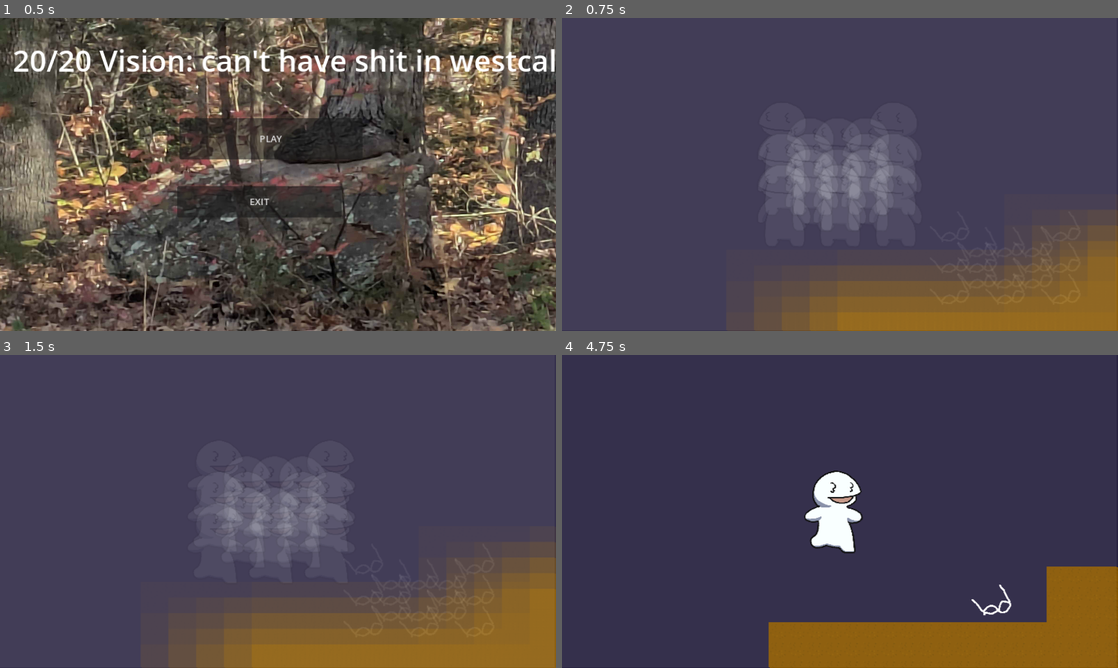
Above: before the commit, frames 1-4 (two rows, left to right).
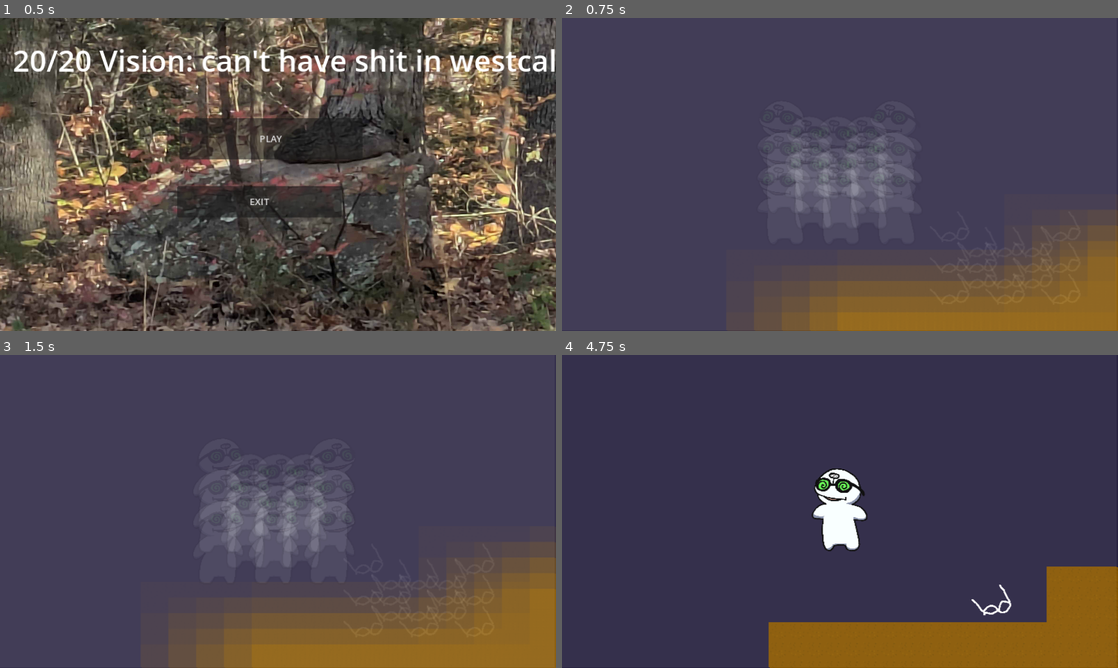
Above: after the commit, the same moments.

Repository: KaratePikachu/JamfestFall2024
Game: Godot game, scene res://UI/main_menu.tscn
The game is run twice, just before and just after one commit, with the same random seed, the same clock (stepped at 60 frames per second) and the same inputs.
Inputs:
- Up to frame 1 (0.5 s): no input
- Up to frame 2 (0.75 s): click "PLAY" at 0.5 s
- Up to frame 3 (1.5 s): tap Enter at 1.25 s; hold D (move_right) from 1.28 s (still down); tap Space (jump) at 1.35 s
- Up to frame 4 (4.75 s): tap Space (jump) at 1.52, 1.82, 2.27, 2.3, 2.57, 3.05, 3.77, 3.8, 4.07, 4.52, 4.55 s; tap 5 (equip_drone) at 2.1 s; release D (move_right) at 2.78 s; hold A (move_left) 2.78-3.53 s; hold 3 (equip_infared) 2.78-3.53 s; hold D (move_right) from 3.53 s (still down); tap 8 (equip_kaleidoscope) at 3.6 s; hold 6 (equip_lidar) from 4.28 s (still down)

Frame 1 is identical in both runs. In frame 2, 0.6% of the frame differs, in the area x 35-64%, y 32-68%; in frame 3, 0.5%; in frame 4, 1.2%, in the area x 43-55%, y 36-64%.

Commit message:
jump almost done

Diff:
--- a/Player/player.gd
+++ b/Player/player.gd
@@ -101,10 +101,7 @@
 			$Camera2D.position.x -= CAMERA_SPEED
 
 		$Camera2D.position.y = -300
-
 		$Camera2D.zoom = Vector2(0.95, 0.95)
-
-
 
 	else:
 		# Horizontal movement code. First, get the player's input.
@@ -121,22 +118,22 @@
 		# Vertical movement code. Apply gravity.
 		velocity.y += gravity * delta
 
-		print(velocity.x)
-
-		if velocity.x >= 10:
-			_run_run_animation(true)
-		elif velocity.x >= 0:
-			_run_idle_animation($GuySprite.flip_h)
-
-		if velocity.x <= -10:
-			_run_run_animation(false)
-		elif velocity.x < 0:
-			_run_idle_animation($GuySprite.flip_h)
-
 		# Move based on the velocity and snap to the ground.
 		# TODO: This information should be set to the CharacterBody properties instead of arguments: snap, Vector2.DOWN, Vector2.UP
 		# TODO: Rename velocity to linear_velocity in the rest of the script.
 		move_and_slide()
+
+
+		#State Machine. It does magic.
+		if !is_on_floor() && velocity.y < 0:
+			$AnimPlayer.play("drone_jump")
+		elif !is_on_floor() && velocity.y >= -10:
+			$AnimPlayer.play("drone_fall")
+		elif abs(velocity.x) >= 10:
+			_run_run_animation(velocity.x >= 10)
+		else:
+			_run_idle_animation($GuySprite.flip_h)
+
 
 		# Check for jumping. is_on_floor() must be called after movement code.
 		if is_on_floor() and Input.is_action_just_pressed(&"jump"):
--- a/Player/player.tscn
+++ b/Player/player.tscn
@@ -24,11 +24,115 @@
 [ext_resource type="Texture2D" uid="uid://ygu5v45xbjkf" path="res://Player/Assets/Running/Sunglasses/Guy_Run_Sunglasses4.png" id="21_3xbnn"]
 [ext_resource type="Texture2D" uid="uid://bqhnh3fqko60n" path="res://Player/Assets/Idle/Guy_Idle_Glasses.png" id="23_fualt"]
 [ext_resource type="Texture2D" uid="uid://ynq38hnjki68" path="res://Player/Assets/Idle/Guy_Idle_Infared.png" id="24_xrhj2"]
+[ext_resource type="Texture2D" uid="uid://ciyy6y55moqby" path="res://Player/Assets/Jumping/Drone/Guy_Jump_Drone3.png" id="27_lact8"]
+[ext_resource type="Texture2D" uid="uid://l6cf2y4ec8de" path="res://Player/Assets/Jumping/Drone/Guy_Jump_Drone4.png" id="28_dfimh"]
+[ext_resource type="Texture2D" uid="uid://bv56s17dvtroa" path="res://Player/Assets/Jumping/Drone/Guy_Jump_Drone8.png" id="32_2q512"]
 
 [sub_resource type="CapsuleShape2D" id="CapsuleShape2D_aotdq"]
 radius = 31.4267
 height = 104.129
 
+[sub_resource type="Animation" id="Animation_q31cw"]
+length = 0.001
+tracks/0/type = "value"
+tracks/0/imported = false
+tracks/0/enabled = true
+tracks/0/path = NodePath("GuySprite:texture")
+tracks/0/interp = 1
+tracks/0/loop_wrap = true
+tracks/0/keys = {
+"times": PackedFloat32Array(0),
+"transitions": PackedFloat32Array(1),
+"update": 1,
+"values": [ExtResource("2_yhgtl")]
+}
+
+[sub_resource type="Animation" id="Animation_dlti3"]
+resource_name = "drone_idle"
+length = 0.10001
+step = 0.1
+tracks/0/type = "value"
+tracks/0/imported = false
+tracks/0/enabled = true
+tracks/0/path = NodePath("GuySprite:texture")
+tracks/0/interp = 1
+tracks/0/loop_wrap = true
+tracks/0/keys = {
+"times": PackedFloat32Array(0),
+"transitions": PackedFloat32Array(1),
+"update": 1,
+"values": [ExtResource("2_54ivu")]
+}
+
+[sub_resource type="Animation" id="Animation_fcbq2"]
+resource_name = "drone_run"
+length = 0.40001
+step = 0.1
+tracks/0/type = "value"
+tracks/0/imported = false
+tracks/0/enabled = true
+tracks/0/path = NodePath("GuySprite:texture")
+tracks/0/interp = 1
+tracks/0/loop_wrap = true
+tracks/0/keys = {
+"times": PackedFloat32Array(0, 0.1, 0.2, 0.3),
+"transitions": PackedFloat32Array(1, 1, 1, 1),
+"update": 1,
+"values": [ExtResource("6_sa2p6"), ExtResource("7_q5bhr"), ExtResource("8_ndkdw"), ExtResource("9_pocpl")]
+}
+
+[sub_resource type="Animation" id="Animation_3kpui"]
+resource_name = "infared_idle"
+length = 0.10001
+step = 0.1
+tracks/0/type = "value"
+tracks/0/imported = false
+tracks/0/enabled = true
+tracks/0/path = NodePath("GuySprite:texture")
+tracks/0/interp = 1
+tracks/0/loop_wrap = true
+tracks/0/keys = {
+"times": PackedFloat32Array(0),
+"transitions": PackedFloat32Array(1),
+"update": 1,
+"values": [ExtResource("24_xrhj2")]
+}
+
+[sub_resource type="Animation" id="Animation_0s0cp"]
+resource_name = "infared_run"
+length = 0.40001
+loop_mode = 1
+step = 0.1
+tracks/0/type = "value"
+tracks/0/imported = false
+tracks/0/enabled = true
+tracks/0/path = NodePath("GuySprite:texture")
+tracks/0/interp = 1
+tracks/0/loop_wrap = true
+tracks/0/keys = {
+"times": PackedFloat32Array(0, 0.1, 0.2, 0.3),
+"transitions": PackedFloat32Array(1, 1, 1, 1),
+"update": 1,
+"values": [ExtResource("10_ip0sa"), ExtResource("11_s832l"), ExtResource("12_c62g2"), ExtResource("13_mrsqj")]
+}
+
+[sub_resource type="Animation" id="Animation_k7rne"]
+resource_name = "no_idle"
+length = 0.10001
+step = 0.1
+tracks/0/type = "value"
+tracks/0/imported = false
+tracks/0/enabled = true
+tracks/0/path = NodePath("GuySprite:texture")
+tracks/0/interp = 1
+tracks/0/loop_wrap = true
+tracks/0/keys = {
+"times": PackedFloat32Array(0),
+"transitions": PackedFloat32Array(1),
+"update": 1,
+"values": [ExtResource("2_54ivu")]
+}
+
 [sub_resource type="Animation" id="Animation_cpr7g"]
 resource_name = "no_glasses_run"
 length = 0.40001
@@ -47,54 +151,21 @@
 "values": [ExtResource("2_yhgtl"), ExtResource("3_x6irn"), ExtResource("4_u8c8l"), ExtResource("5_rrt26")]
 }
 
-[sub_resource type="Animation" id="Animation_q31cw"]
-length = 0.001
-tracks/0/type = "value"
-tracks/0/imported = false
-tracks/0/enabled = true
-tracks/0/path = NodePath("GuySprite:texture")
-tracks/0/interp = 1
-tracks/0/loop_wrap = true
-tracks/0/keys = {
-"times": PackedFloat32Array(0),
-"transitions": PackedFloat32Array(1),
-"update": 1,
-"values": [ExtResource("2_yhgtl")]
-}
-
-[sub_resource type="Animation" id="Animation_fcbq2"]
-resource_name = "drone_run"
-length = 0.40001
-step = 0.1
-tracks/0/type = "value"
-tracks/0/imported = false
-tracks/0/enabled = true
-tracks/0/path = NodePath("GuySprite:texture")
-tracks/0/interp = 1
-tracks/0/loop_wrap = true
-tracks/0/keys = {
-"times": PackedFloat32Array(0, 0.1, 0.2, 0.3),
-"transitions": PackedFloat32Array(1, 1, 1, 1),
-"update": 1,
-"values": [ExtResource("6_sa2p6"), ExtResource("7_q5bhr"), ExtResource("8_ndkdw"), ExtResource("9_pocpl")]
-}
-
-[sub_resource type="Animation" id="Animation_0s0cp"]
-resource_name = "infared_run"
-length = 0.40001
-loop_mode = 1
-step = 0.1
-tracks/0/type = "value"
-tracks/0/imported = false
-tracks/0/enabled = true
-tracks/0/path = NodePath("GuySprite:texture")
-tracks/0/interp = 1
-tracks/0/loop_wrap = true
-tracks/0/keys = {
-"times": PackedFloat32Array(0, 0.1, 0.2, 0.3),
-"transitions": PackedFloat32Array(1, 1, 1, 1),
-"update": 1,
-"values": [ExtResource("10_ip0sa"), ExtResource("11_s832l"), ExtResource("12_c62g2"), ExtResource("13_mrsqj")]
+[sub_resource type="Animation" id="Animation_kkkex"]
+resource_name = "normal_idle"
+length = 0.10001
+step = 0.1
+tracks/0/type = "value"
+tracks/0/imported = false
+tracks/0/enabled = true
+tracks/0/path = NodePath("GuySprite:texture")
+tracks/0/interp = 1
+tracks/0/loop_wrap = true
+tracks/0/keys = {
+"times": PackedFloat32Array(0),
+"transitions": PackedFloat32Array(1),
+"update": 1,
+"values": [ExtResource("23_fualt")]
 }
 
 [sub_resource type="Animation" id="Animation_wegv6"]
@@ -115,6 +186,23 @@
 "values": [ExtResource("14_ps6hc"), ExtResource("15_egthu"), ExtResource("16_m4a8t"), ExtResource("17_uaqg3")]
 }
 
+[sub_resource type="Animation" id="Animation_t0p3k"]
+resource_name = "sunglasses_idle"
+length = 0.10001
+step = 0.1
+tracks/0/type = "value"
+tracks/0/imported = false
+tracks/0/enabled = true
+tracks/0/path = NodePath("GuySprite:texture")
+tracks/0/interp = 1
+tracks/0/loop_wrap = true
+tracks/0/keys = {
+"times": PackedFloat32Array(0),
+"transitions": PackedFloat32Array(1),
+"update": 1,
+"values": [ExtResource("24_xrhj2")]
+}
+
 [sub_resource type="Animation" id="Animation_kqk4i"]
 resource_name = "sunglasses_run"
 length = 0.40001
@@ -133,95 +221,46 @@
 "values": [ExtResource("18_hcpad"), ExtResource("19_ubn07"), ExtResource("20_5e3qy"), ExtResource("21_3xbnn")]
 }
 
-[sub_resource type="Animation" id="Animation_dlti3"]
-resource_name = "drone_idle"
-length = 0.10001
-step = 0.1
-tracks/0/type = "value"
-tracks/0/imported = false
-tracks/0/enabled = true
-tracks/0/path = NodePath("GuySprite:texture")
-tracks/0/interp = 1
-tracks/0/loop_wrap = true
-tracks/0/keys = {
-"times": PackedFloat32Array(0),
-"transitions": PackedFloat32Array(1),
-"update": 1,
-"values": [ExtResource("2_54ivu")]
-}
-
-[sub_resource type="Animation" id="Animation_kkkex"]
-resource_name = "normal_idle"
-length = 0.10001
-step = 0.1
-tracks/0/type = "value"
-tracks/0/imported = false
-tracks/0/enabled = true
-tracks/0/path = NodePath("GuySprite:texture")
-tracks/0/interp = 1
-tracks/0/loop_wrap = true
-tracks/0/keys = {
-"times": PackedFloat32Array(0),
-"transitions": PackedFloat32Array(1),
-"update": 1,
-"values": [ExtResource("23_fualt")]
-}
-
-[sub_resource type="Animation" id="Animation_3kpui"]
-resource_name = "infared_idle"
-length = 0.10001
-step = 0.1
-tracks/0/type = "value"
-tracks/0/imported = false
-tracks/0/enabled = true
-tracks/0/path = NodePath("GuySprite:texture")
-tracks/0/interp = 1
-tracks/0/loop_wrap = true
-tracks/0/keys = {
-"times": PackedFloat32Array(0),
-"transitions": PackedFloat32Array(1),
-"update": 1,
-"values": [ExtResource("24_xrhj2")]
-}
-
-[sub_resource type="Animation" id="Animation_t0p3k"]
-resource_name = "sunglasses_idle"
-length = 0.10001
-step = 0.1
-tracks/0/type = "value"
-tracks/0/imported = false
-tracks/0/enabled = true
-tracks/0/path = NodePath("GuySprite:texture")
-tracks/0/interp = 1
-tracks/0/loop_wrap = true
-tracks/0/keys = {
-"times": PackedFloat32Array(0),
-"transitions": PackedFloat32Array(1),
-"update": 1,
-"values": [ExtResource("24_xrhj2")]
-}
-
-[sub_resource type="Animation" id="Animation_k7rne"]
-resource_name = "no_idle"
-length = 0.10001
-step = 0.1
-tracks/0/type = "value"
-tracks/0/imported = false
-tracks/0/enabled = true
-tracks/0/path = NodePath("GuySprite:texture")
-tracks/0/interp = 1
-tracks/0/loop_wrap = true
-tracks/0/keys = {
-"times": PackedFloat32Array(0),
-"transitions": PackedFloat32Array(1),
-"update": 1,
-"values": [ExtResource("2_54ivu")]
+[sub_resource type="Animation" id="Animation_72x68"]
+resource_name = "drone_jump"
+length = 10.0
+step = 0.05
+tracks/0/type = "value"
+tracks/0/imported = false
+tracks/0/enabled = true
+tracks/0/path = NodePath("GuySprite:texture")
+tracks/0/interp = 1
+tracks/0/loop_wrap = true
+tracks/0/keys = {
+"times": PackedFloat32Array(0, 0.05),
+"transitions": PackedFloat32Array(1, 1),
+"update": 1,
+"values": [ExtResource("27_lact8"), ExtResource("28_dfimh")]
+}
+
+[sub_resource type="Animation" id="Animation_34cuf"]
+resource_name = "drone_fall"
+length = 10.0
+step = 0.1
+tracks/0/type = "value"
+tracks/0/imported = false
+tracks/0/enabled = true
+tracks/0/path = NodePath("GuySprite:texture")
+tracks/0/interp = 1
+tracks/0/loop_wrap = true
+tracks/0/keys = {
+"times": PackedFloat32Array(0),
+"transitions": PackedFloat32Array(1),
+"update": 1,
+"values": [ExtResource("32_2q512")]
 }
 
 [sub_resource type="AnimationLibrary" id="AnimationLibrary_pk8gy"]
 _data = {
 "RESET": SubResource("Animation_q31cw"),
+"drone_fall": SubResource("Animation_34cuf"),
 "drone_idle": SubResource("Animation_dlti3"),
+"drone_jump": SubResource("Animation_72x68"),
 "drone_run": SubResource("Animation_fcbq2"),
 "infared_idle": SubResource("Animation_3kpui"),
 "infared_run": SubResource("Animation_0s0cp"),
Not shown: 1 places in Level/blank_test_scene.tscn that only renumber resources
Binary file removed: Player/Assets/Jumping/Drone/Guy_Jump_Drone1.png
Not shown, removed: Player/Assets/Jumping/Drone/Guy_Jump_Drone1.png.import
Binary file removed: Player/Assets/Jumping/Drone/Guy_Jump_Drone2.png
Not shown, removed: Player/Assets/Jumping/Drone/Guy_Jump_Drone2.png.import
Binary file removed: Player/Assets/Jumping/Drone/Guy_Jump_Drone6.png
Not shown, removed: Player/Assets/Jumping/Drone/Guy_Jump_Drone6.png.import
Binary file removed: Player/Assets/Jumping/Drone/Guy_Jump_Drone7.png
Not shown, removed: Player/Assets/Jumping/Drone/Guy_Jump_Drone7.png.import
Not shown: 1 places in Player/player.tscn that only renumber resources
